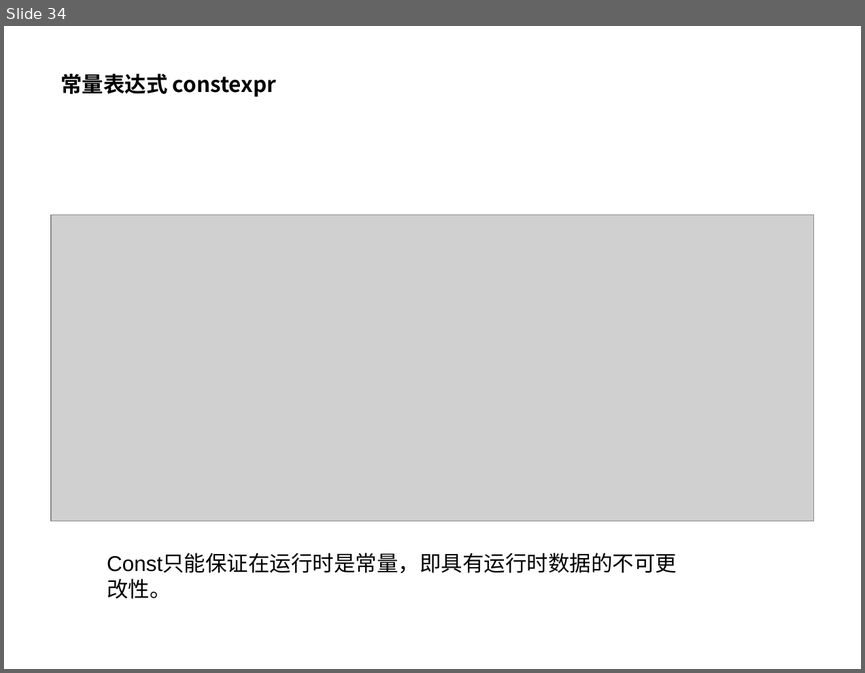
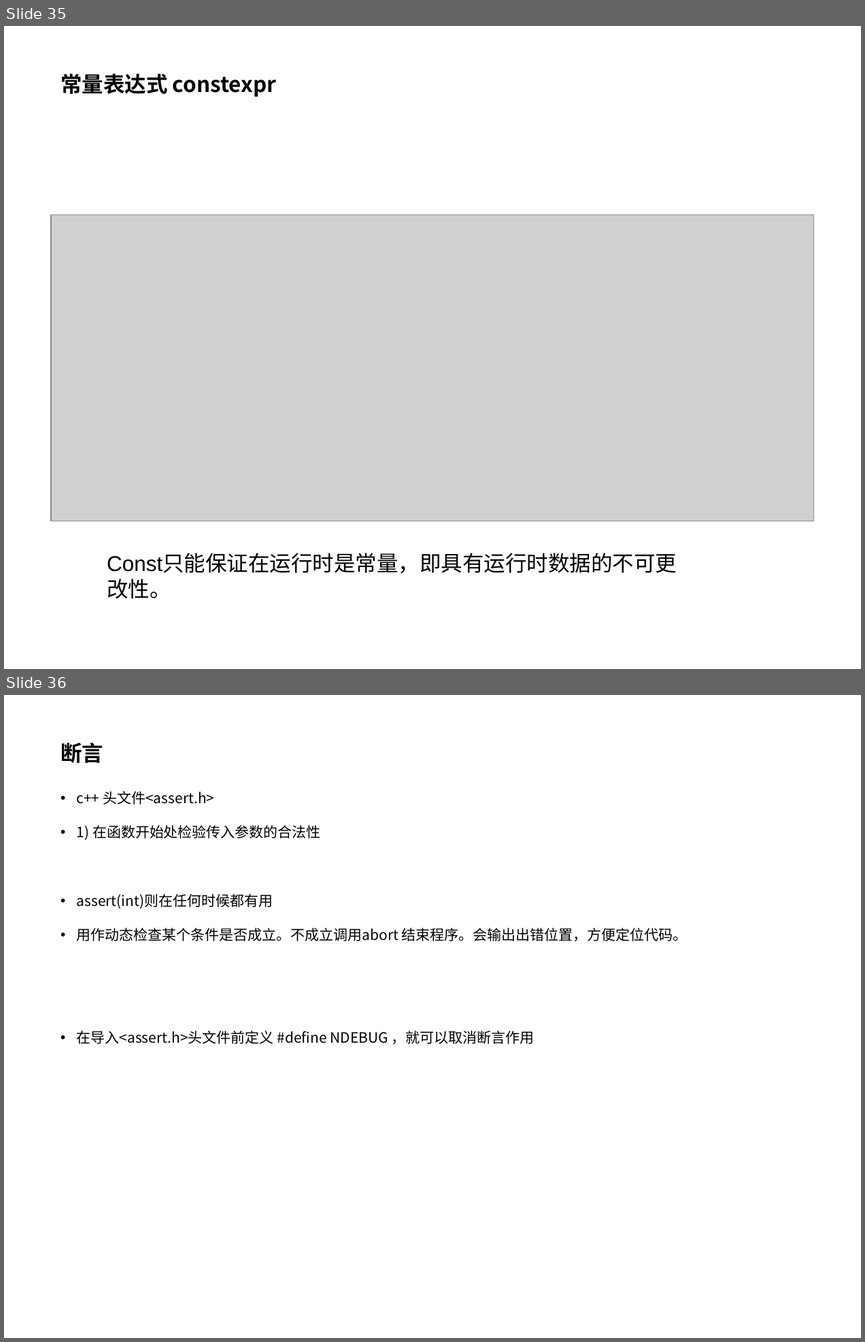
Before and after one commit to pointer1618/projects, a slide deck: lan7/c++11特性.ppt. Shown one above the other, each under a label of ours: slide 34 before the commit, slides 35 and 36 after it. The pictures are 865x673 and 865x1342 pixels, drawn with LibreOffice and Linux fonts; fonts in the diff are those of the drawing; grey boxes stand for pictures; background and template pictures are left out. Boxes give left, top, right and bottom in pixels: in the first picture for what was removed or moved away, otherwise in the second. Text is boxed around its words. In the diff, an @@ line names an element or a change of style, - is before the commit and + after.

```diff
--- a/lan7/c++11特性.ppt
+++ b/lan7/c++11特性.ppt
@@ slide 36 added at bbox=[4, 695, 861, 1338], background #FFFFFF @@
@@ title added at bbox=[60, 743, 103, 763], 18 pt, text #000000, bold @@
+断言
@@ text added at bbox=[77, 791, 687, 1044], 12 pt, text #000000 @@
+• c++ 头文件<assert.h>
+• 1) 在函数开始处检验传入参数的合法性
+• assert(int)则在任何时候都有用
+• 用作动态检查某个条件是否成立。不成立调用abort 结束程序。会输出出错位置，方便定位代码。
+• 在导入<assert.h>头文件前定义 #define NDEBUG ，就可以取消断言作用
@@ what was slide 34 is now slide 35 @@
```
Also in this commit, not shown: 10 slides changed, 3 other slides added.
